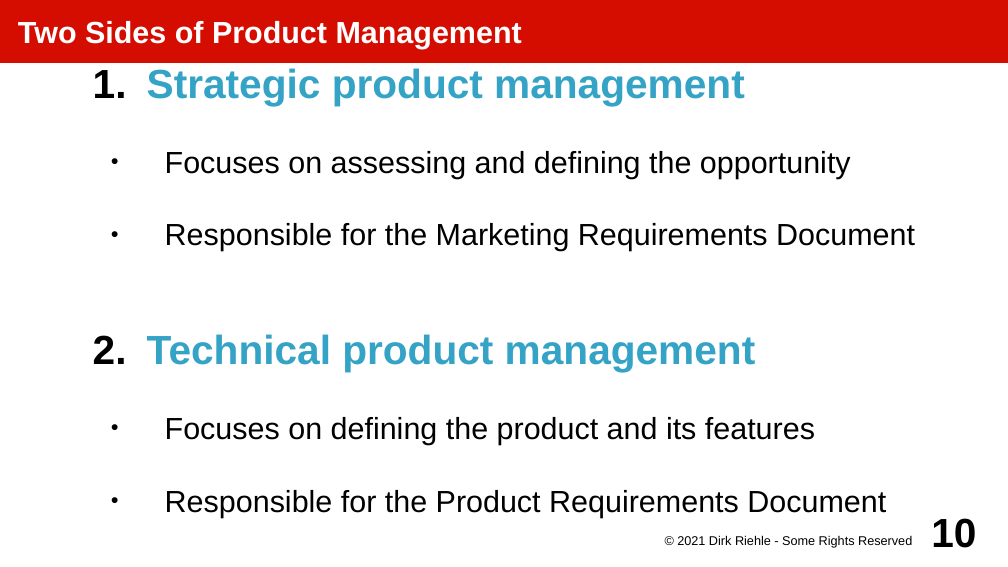
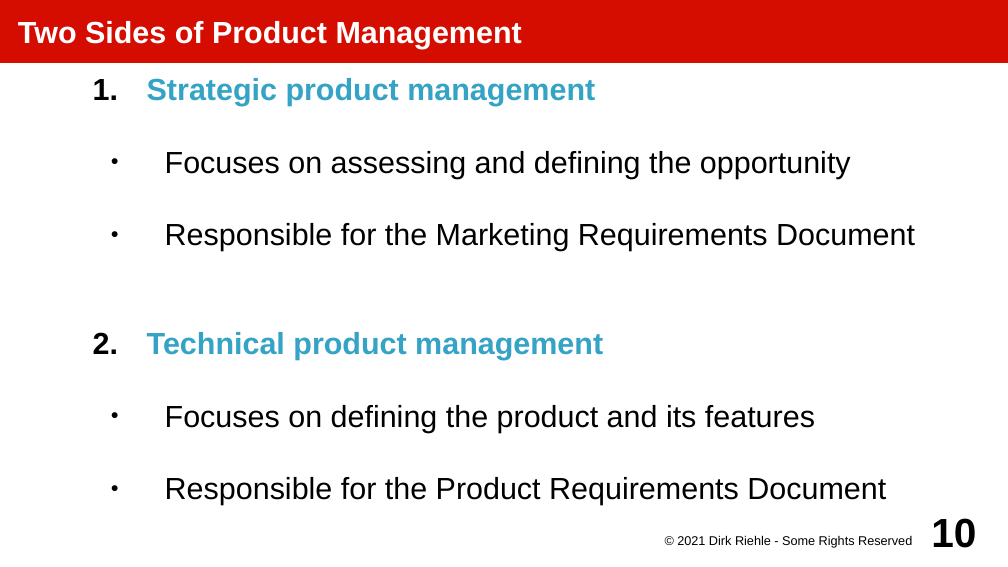
Before and after one commit to dirkriehle/amos-course, a slide deck: slide 10 of Lecture slides/AMOS C01 - Software Processes.odp. Drawn at 1008x567 pixels with LibreOffice and Linux fonts; fonts in the diff are those of the drawing. Boxes give left, top, right and bottom in pixels: in the first picture for what was removed or moved away, otherwise in the second. Text is boxed around its words. In the diff, an @@ line names an element or a change of style, - is before the commit and + after.

```diff
--- a/Lecture slides/AMOS C01 - Software Processes.odp
+++ b/Lecture slides/AMOS C01 - Software Processes.odp
@@ subtitle at (147,78,603,360): size 32 to 24 pt in "Strategic product management", "Technical product management" @@
```
Also in this commit, not shown: 2 other slides changed, 25 other files.
